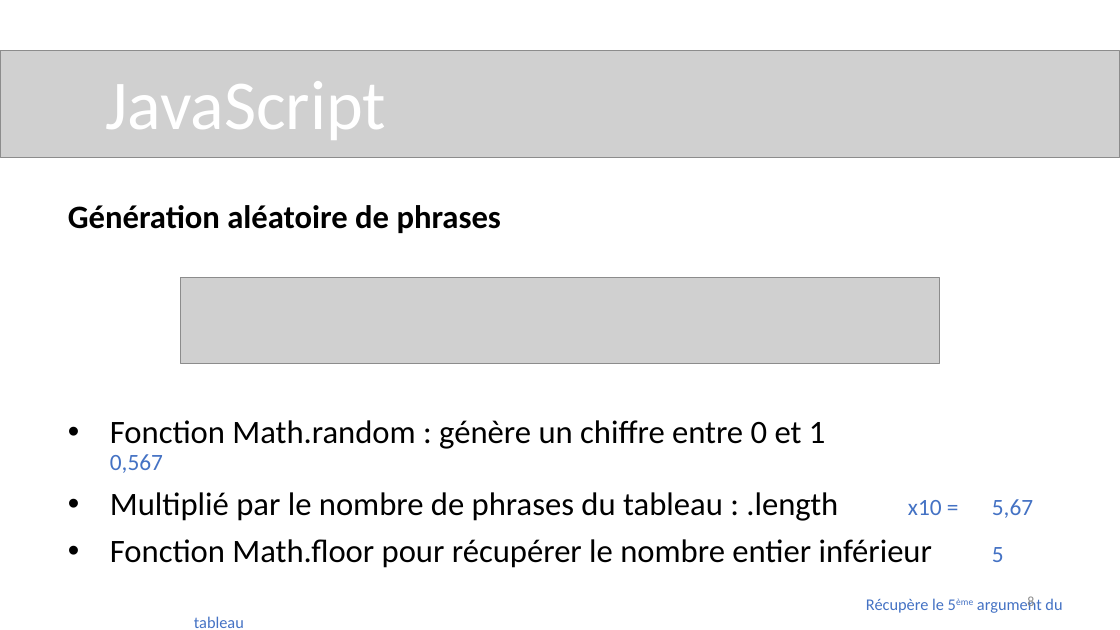
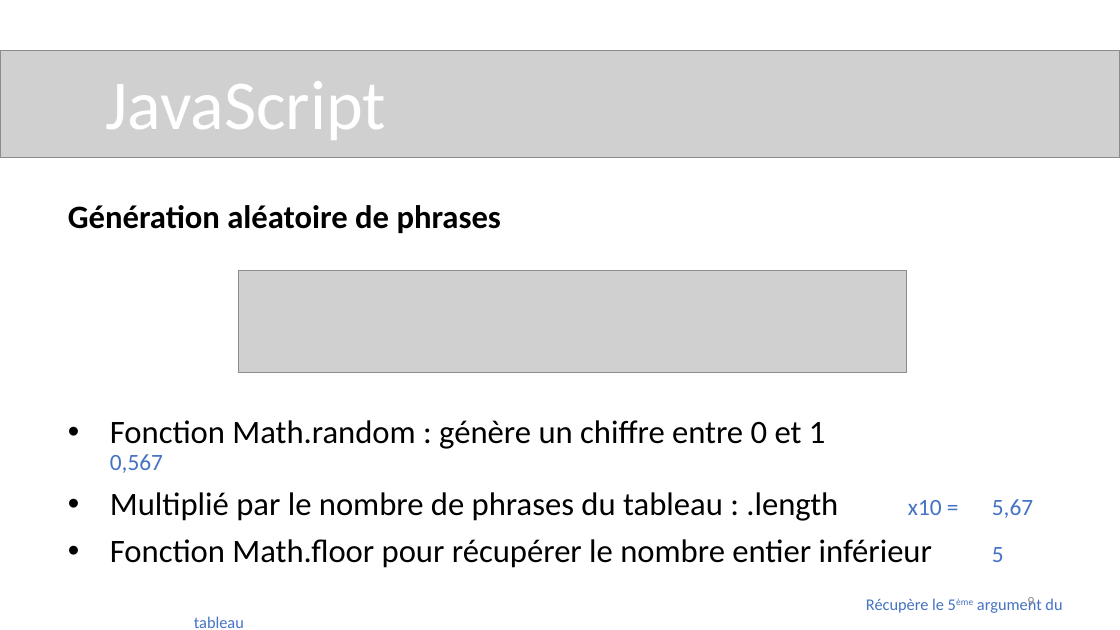
Before and after one commit to nmdoir/p5_citations, a slide deck: slide 9 of Présentation Générateur de citations.pptx (slide 8 before the commit). Drawn at 1120x630 pixels with LibreOffice and Linux fonts; fonts in the diff are those of the drawing; grey boxes stand for pictures. Boxes give left, top, right and bottom in pixels: in the first picture for what was removed or moved away, otherwise in the second. Text is boxed around its words. In the diff, an @@ line names an element or a change of style, - is before the commit and + after.

```diff
--- a/Présentation Générateur de citations.pptx
+++ b/Présentation Générateur de citations.pptx
@@ picture: place and size @@
-picture at <box>181,277,939,363</box>
+picture at <box>239,271,907,372</box>
@@ page number at <box>1027,597,1034,610</box>: text changed @@
-8
+9
```
Also in this commit, not shown: 5 other slides changed, 1 slide removed, 2 other files.
